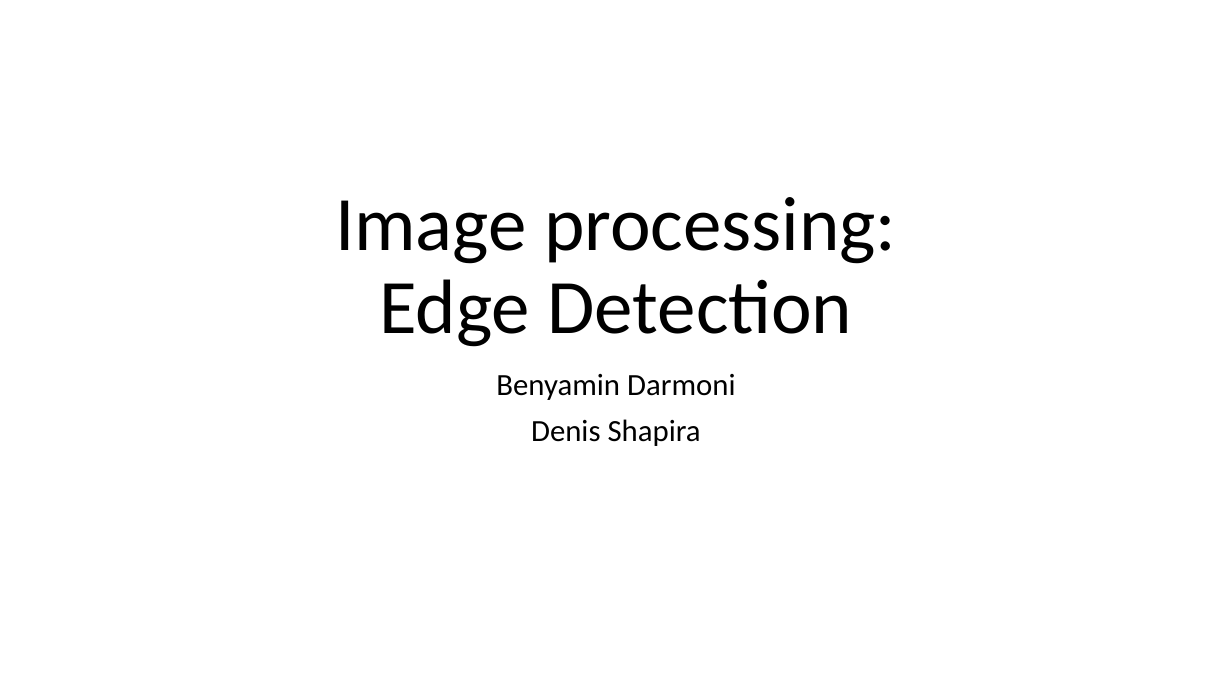
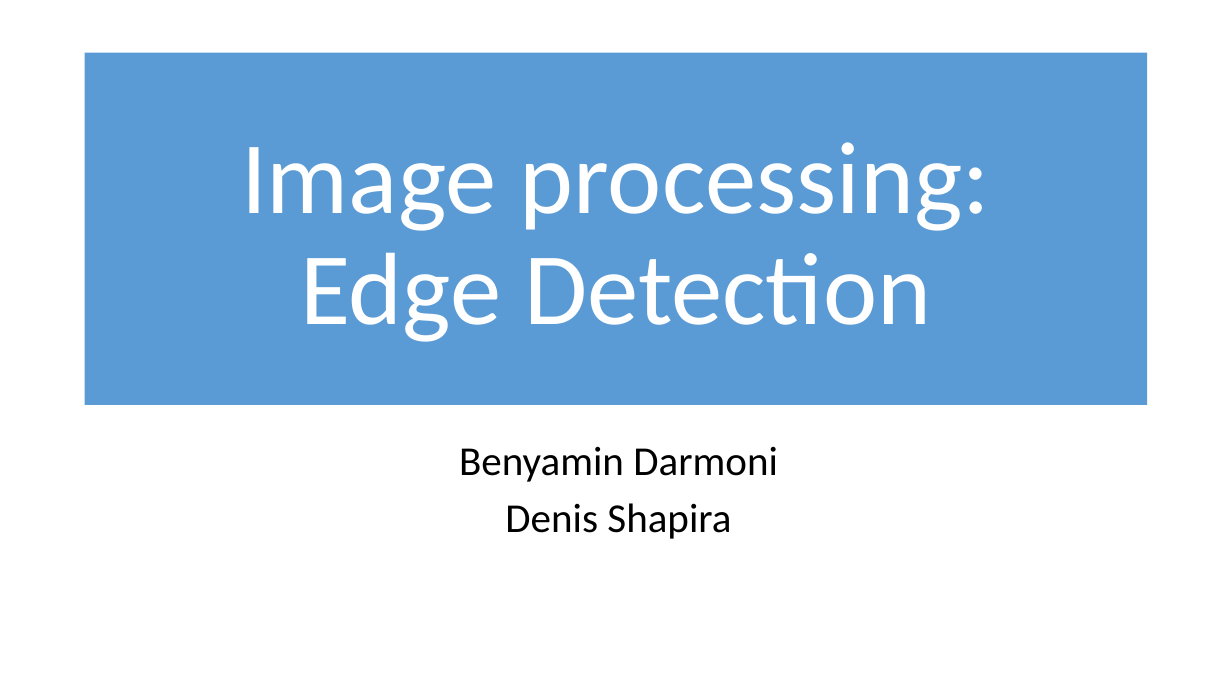
Before and after one commit to benyamindarmoni/Edge-Detection, a slide deck: slide 1 of מצגת.pptx. Drawn at 1232x693 pixels with LibreOffice and Linux fonts; fonts in the diff are those of the drawing. Boxes give left, top, right and bottom in pixels: in the first picture for what was removed or moved away, otherwise in the second. Text is boxed around its words. In the diff, an @@ line names an element or a change of style, - is before the commit and + after.

```diff
--- a/מצגת.pptx
+++ b/מצגת.pptx
@@ rectangle added at [85,53,1148,405], fill #5B9BD5 @@
@@ title "Image processing: Edge Detection": place and size @@
-title "Image processing: Edge Detection" at [335,197,896,347]
+title "Image processing: Edge Detection" at [241,142,990,342]
@@ title "Image processing: Edge Detection" at [241,142,990,342]: size 60 to 80 pt, text colour #000000 to #FFFFFF @@
@@ subtitle "Benyamin Darmoni": place and size @@
-subtitle "Benyamin Darmoni" at [496,374,735,446]
+subtitle "Benyamin Darmoni" at [459,446,778,539]
@@ subtitle "Benyamin Darmoni" at [459,446,778,539]: size 24 to 32 pt @@
```
Also in this commit, not shown: 9 other slides changed, 4 slides added, 1 slide removed.
